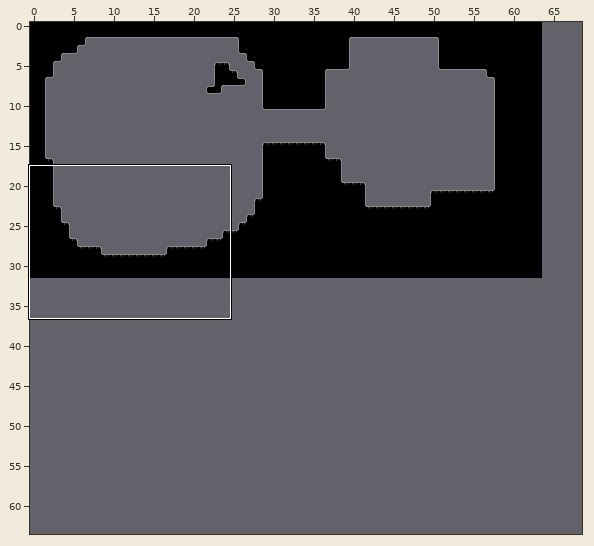
An edit to a level. Tiled map (JSON), maps/map.json. The picture above shows the old version from afar; the outline marks the close-up.
Close-up. As it was:
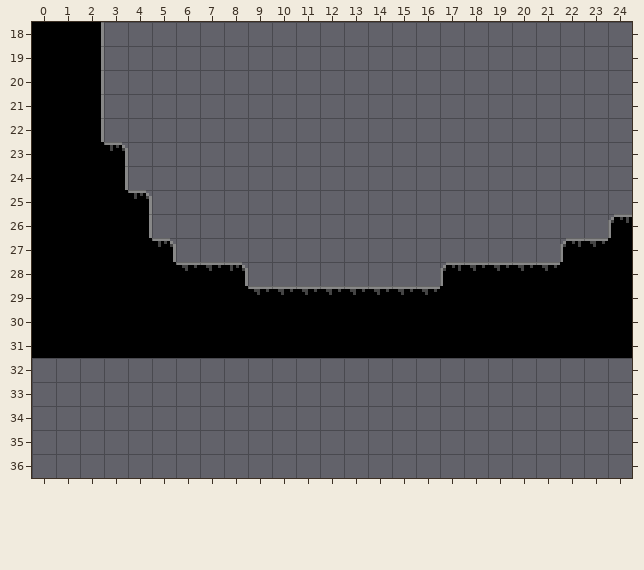
Cells are 8x8 px. Shown: x 0..24, y 18..36. The commit also changed other parts of the map, which this record leaves out.
After:
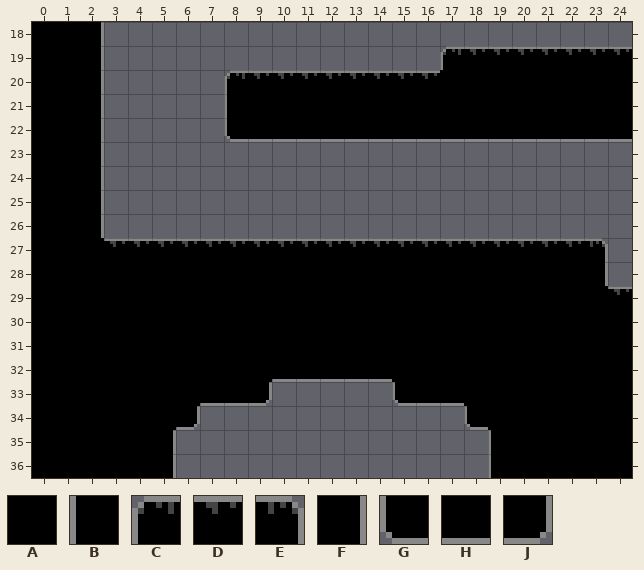
Key: from "tileset": A 0, B 1, C 2, D 3, E 4, F 9, G 10, H 11, J 12.
_ is an empty cell.
Edits made:
Layer "Capa de patrones 1":
y 19: x 17..24 ________ -> CDDDDDDD
y 20: x 8..24 _________________ -> CDDDDDDDDAAAAAAAA
y 21: x 8..24 _________________ -> BAAAAAAAAAAAAAAAA
y 22: x 8..24 _________________ -> GHHHHHHHHHHHHHHHH
y 23: x 2..3 AE -> F_
y 24: x 2..3 AF -> F_
y 25: x 2..4 AAE -> F__
y 26: x 2..4 AAF -> F__; x 24 C -> _
y 27: x 3..24 AAE________________CDA -> DDDDDDDDDDDDDDDDDDDDE_
y 28: x 6..21 DDE________CDDDD -> AAAAAAAAAAAAAAAA; x 23..24 AA -> F_
y 29: x 9..16 DDDDDDDD -> AAAAAAAA; x 24 A -> D
y 32: x 0..24 _________________________ -> AAAAAAAAAAHHHHHAAAAAAAAAA
y 33: x 0..9 __________ -> AAAAAAAHHJ; x 15..24 __________ -> GHHAAAAAAA
y 34: x 0..6 _______ -> AAAAAAJ; x 18..24 _______ -> GAAAAAA
y 35..36: x 0..5 ______ -> AAAAAF; x 19..24 ______ -> BAAAAA
